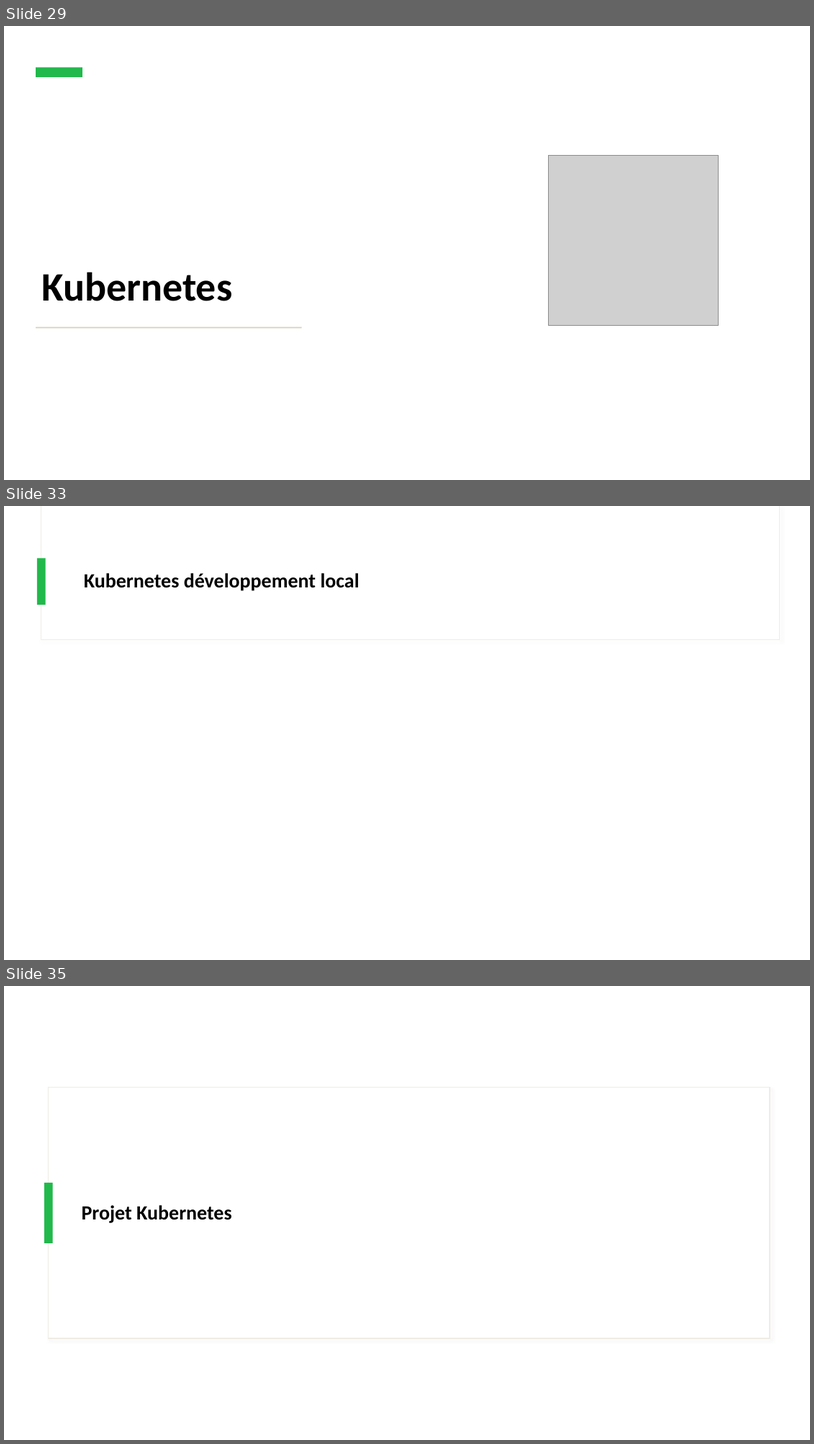
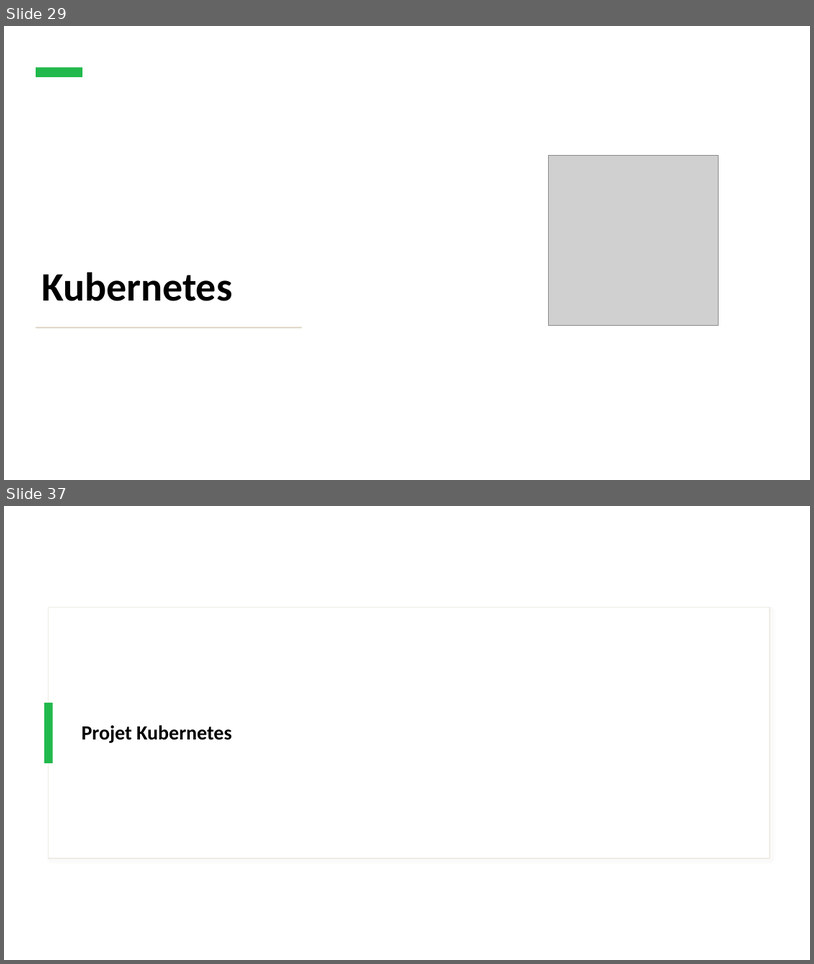
Before and after one commit to IPSSIASIDEV2/Jedy-DockerKubernetes-Formation, a slide deck: Cours/Cours.pptx. Shown one above the other, each under a label of ours: slides 29, 33 and 35 before the commit, slides 29 and 37 after it; the slides between them are not shown. The pictures are 814x1444 and 814x964 pixels, drawn with LibreOffice and Linux fonts; fonts in the diff are those of the drawing; grey boxes stand for pictures. Boxes give left, top, right and bottom in pixels: in the first picture for what was removed or moved away, otherwise in the second. Text is boxed around its words. In the diff, an @@ line names an element or a change of style, - is before the commit and + after.

```diff
--- a/Cours/Cours.pptx
+++ b/Cours/Cours.pptx
@@ slide 33 removed at [4, 506, 810, 960], background #FFFFFF @@
@@ rectangle removed at [41, 506, 779, 640] @@
@@ rectangle removed at [41, 506, 779, 639] @@
@@ rectangle removed at [37, 558, 46, 605] @@
@@ title removed at [84, 573, 360, 591] @@
-Kubernetes développement local
@@ what was slide 35 is now slide 37 @@
```
Also in this commit, not shown: 1 slide changed, 6 slides added, 3 other slides removed, 8 other files.
